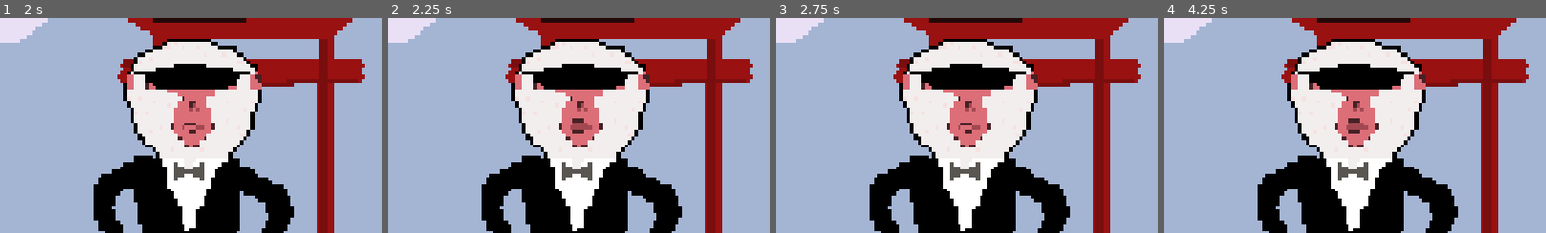
Above: before the commit, frames 1-4 (left to right).
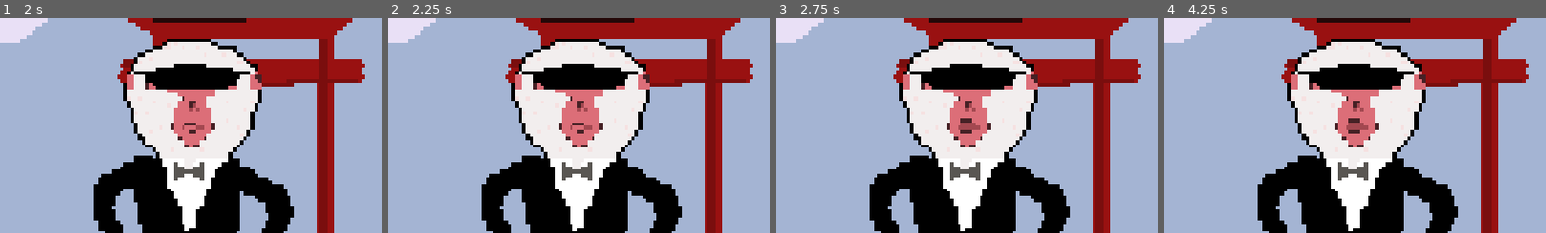
Above: after the commit, the same moments.

Repository: sDANTOSO/apocalypse-monkey
Game: Godot game, scene res://Scenes/main_menu.tscn
Two runs of this game, one before a commit and one after it. Both use one fixed random seed, a clock stepped at 60 frames per second and the inputs below.
Inputs (mouse positions are % of the whole screen's width and height, from its top left):
- Up to frame 1 (2 s): click (49, 73) at 0.5 s; tap Enter at 1.25 s; move the mouse to (72, 45) at 1.27 s; press the mouse at (72, 45) at 1.28 s; hold D (right) from 1.28 s (still down); tap Space (jump) at 1.52 s
- Up to frame 2 (2.25 s): keep holding D (right); move the mouse to (30, 55) at 2.02 s; release the mouse at (30, 55) at 2.03 s; click (30, 55) at 2.1 s
- Up to frame 3 (2.75 s): keep holding D (right); tap Space (jump) at 2.27 s
- Up to frame 4 (4.25 s): move the mouse to (60, 28) at 2.77 s; release D (right) at 2.78 s; press the mouse at (60, 28) at 2.78 s; hold A (left) 2.78-3.53 s; tap Alt at 2.85 s; tap Space (jump) at 3.5, 3.77 s; move the mouse to (45, 70) at 3.52 s; release the mouse at (45, 70) at 3.53 s; hold D (right) from 3.53 s (still down); tap Shift at 3.6 s; click (45, 70) at 3.8 s
The pictures show only the part of the screen within x 28-78%, y 9-59%; the shares and areas given below are measured in that part.

Frame 1 is identical in both runs. In frame 2, 0.2% of the frame differs, in the area x 48-53%, y 46-54%; in frame 3, 0.2%; in frame 4, nothing differs.

Commit message:
they now talk with the animation

Diff:
--- a/apocalypse-monkeyy/Scripts/dialoge_ui.gd
+++ b/apocalypse-monkeyy/Scripts/dialoge_ui.gd
@@ -2,6 +2,8 @@
 
 @onready var speaker_name: Label = %SpeakerName
 @onready var dialog_line: RichTextLabel = %Dialog_Line
+
+signal finished_typing
 
 var chars_per_second : float = 30.0
 var char_timer : float = 0.0
@@ -18,6 +20,7 @@
 	dialog_line.visible_characters = chars_to_show
 	if dialog_line.visible_characters >= dialog_line.get_total_character_count():
 		is_typing = false
+		finished_typing.emit()
 
 func set_line(speaker: String, text: String) -> void:
 	speaker_name.text = speaker
--- a/apocalypse-monkeyy/Scripts/node_2d.gd
+++ b/apocalypse-monkeyy/Scripts/node_2d.gd
@@ -3,6 +3,7 @@
 @onready var character_Test = %Character
 @onready var dialog_ui = %"Dialoge UI"
 var dialog_index : int = 0
+var current_speaker : String = ""
 
 const dialog_lines : Array[String] = [
 	"Sato: It's been 6 months since the start",
@@ -19,8 +20,8 @@
 	"Sato: In Japan only people "
 ]
 
-# Called when the node enters the scene tree for the first time.
 func _ready():
+	dialog_ui.finished_typing.connect(_on_finished_typing)
 	dialog_index = 0
 	process_current_line()
 
@@ -40,5 +41,9 @@
 
 func process_current_line():
 	var line_info = parse_line(dialog_lines[dialog_index])
+	current_speaker = line_info["speaker_name"]
 	dialog_ui.set_line(line_info["speaker_name"], line_info["dialog_line"])
-	character_Test.change_character(line_info["speaker_name"])
+	character_Test.change_character(current_speaker, true)
+
+func _on_finished_typing():
+	character_Test.change_character(current_speaker, false)
